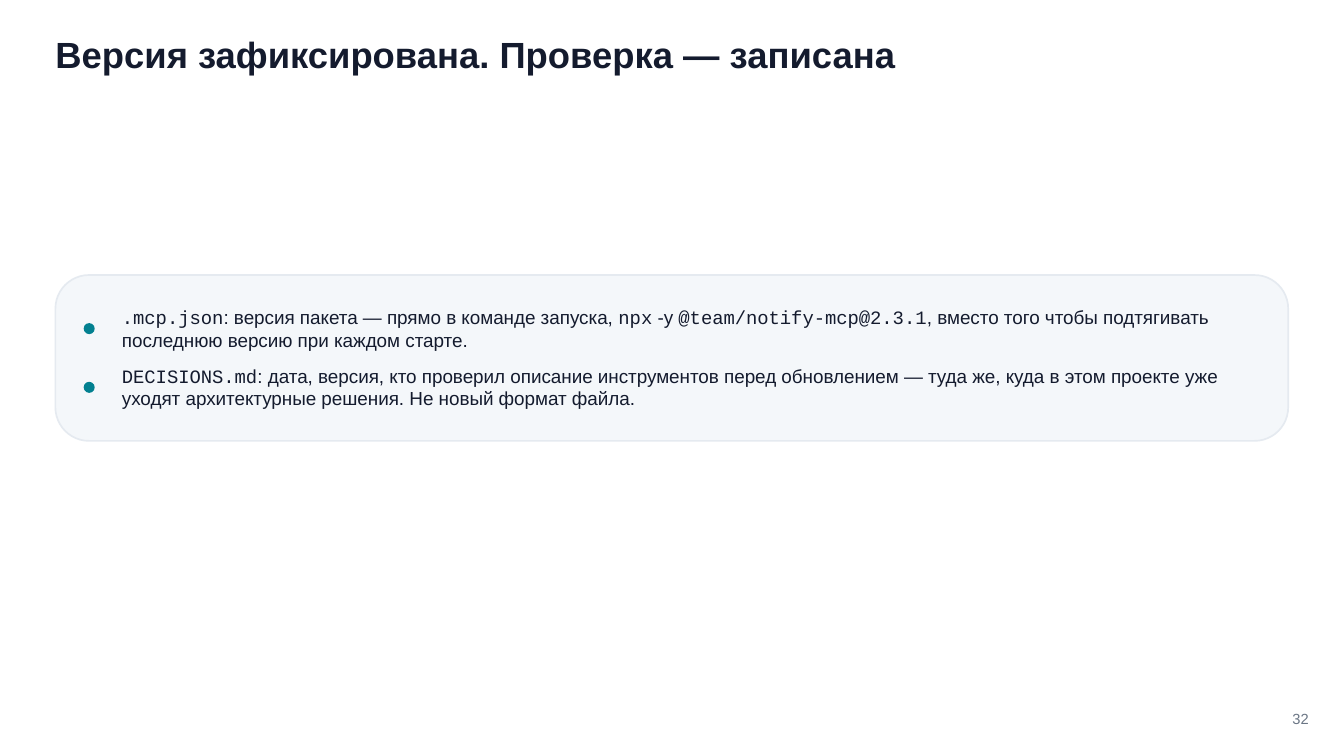
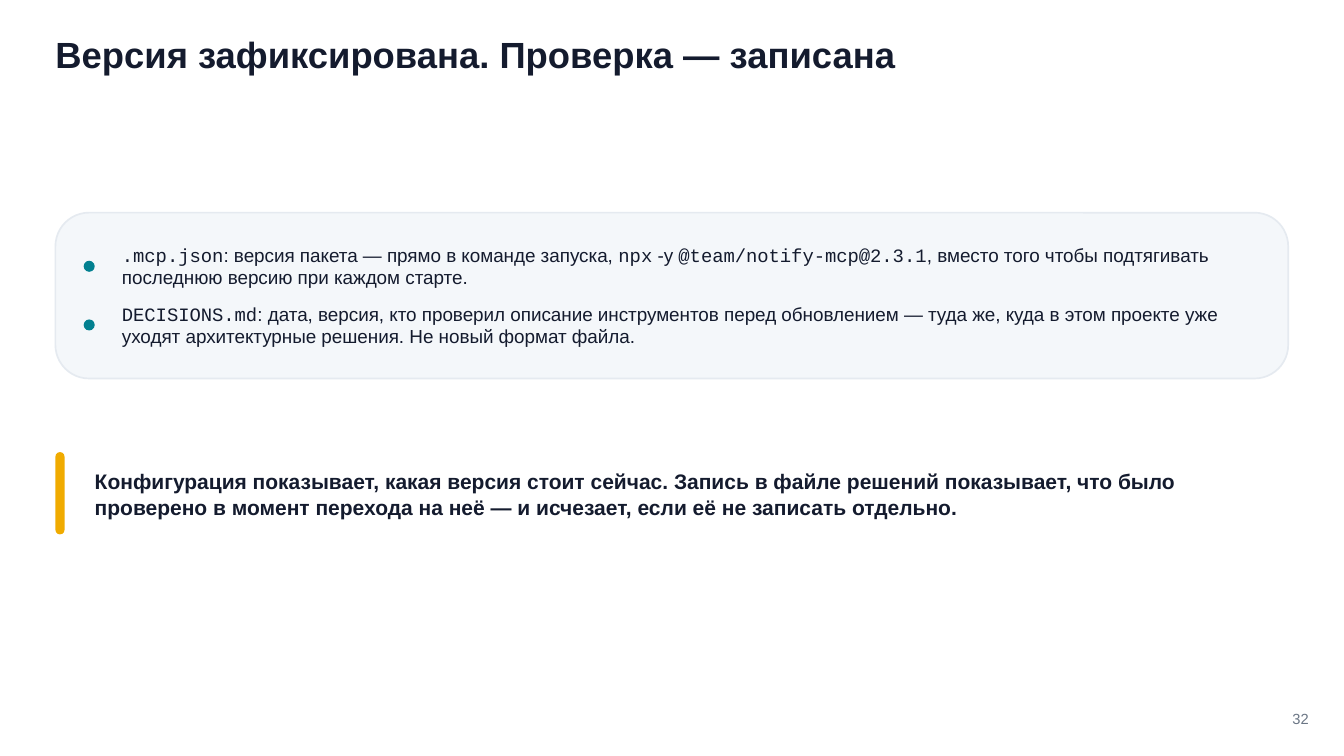
Before and after one commit to tellina-study/AI-usage-lessons, a slide deck: slide 32 of library/seminars/sem-06/rendered/sem-06.pptx. Drawn at 1344x756 pixels with LibreOffice and Linux fonts; fonts in the diff are those of the drawing. Boxes give left, top, right and bottom in pixels: in the first picture for what was removed or moved away, otherwise in the second. Text is boxed around its words. In the diff, an @@ line names an element or a change of style, - is before the commit and + after.

Commit message:
#225 Семинар 6: сплошная нумерация после снятия дубликата, карта пересобрана, PDF и снимки переэкспортированы с финальной деки

```diff
--- a/library/seminars/sem-06/rendered/sem-06.pptx
+++ b/library/seminars/sem-06/rendered/sem-06.pptx
@@ rounded rectangle: place and size @@
-rounded rectangle at [55, 275, 1289, 442]
+rounded rectangle at [55, 213, 1289, 379]
@@ text ".mcp.json: версия пакета — прямо ...": place and size @@
-text ".mcp.json: версия пакета — прямо ..." at [122, 310, 1209, 351]
+text ".mcp.json: версия пакета — прямо ..." at [122, 248, 1209, 288]
@@ rounded rectangle: place and size @@
-rounded rectangle at [84, 382, 95, 393]
+rounded rectangle at [84, 261, 95, 272]
@@ text "DECISIONS.md: дата, версия, кто проверил ...": place and size @@
-text "DECISIONS.md: дата, версия, кто проверил ..." at [122, 369, 1218, 409]
+text "DECISIONS.md: дата, версия, кто проверил ..." at [122, 307, 1218, 347]
@@ rounded rectangle: place and size @@
-rounded rectangle at [84, 324, 95, 335]
+rounded rectangle at [84, 320, 95, 331]
@@ rounded rectangle added at [55, 453, 65, 535], fill #F0AB00 @@
@@ text added at [95, 473, 1175, 519], 15 pt, text #141B2E, bold @@
+Конфигурация показывает, какая версия стоит сейчас. Запись в файле решений показывает, что было проверено в момент перехода на неё — и исчезает, если её не записать отдельно.
```
Also in this commit, not shown: 39 other slides changed, 1 slide removed, 53 other files.
